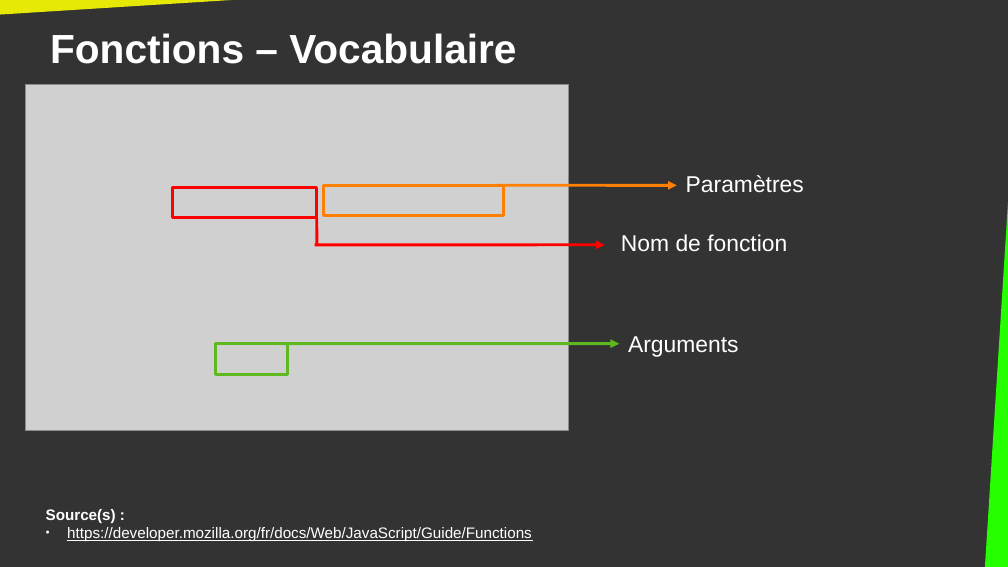
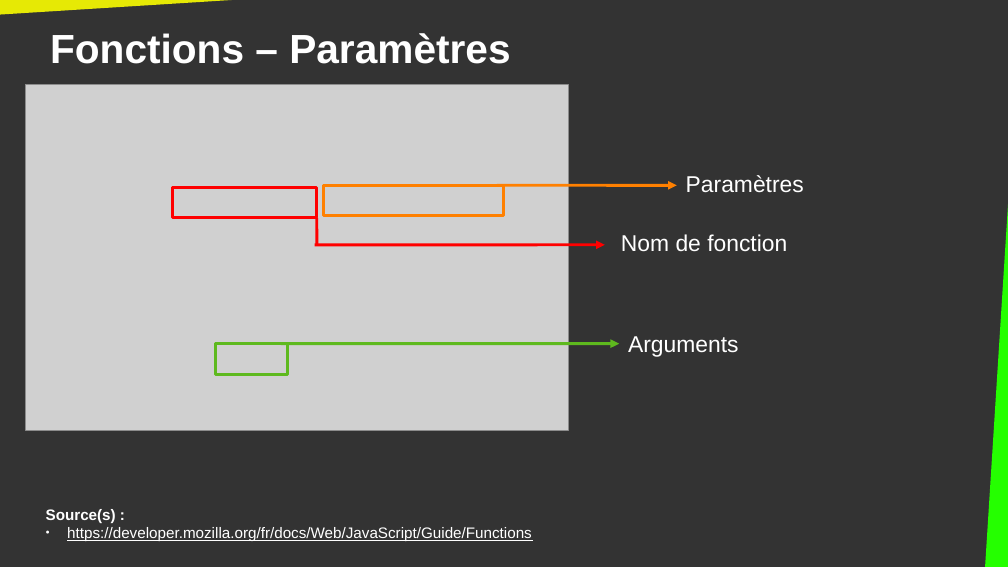
Before and after one commit to DanYellow/cours, a slide deck: slide 28 of integration-web-s2/travaux-pratiques/numero-5/presentation.odp. Drawn at 1008x567 pixels with LibreOffice and Linux fonts; fonts in the diff are those of the drawing; grey boxes stand for pictures. Boxes give left, top, right and bottom in pixels: in the first picture for what was removed or moved away, otherwise in the second. Text is boxed around its words. In the diff, an @@ line names an element or a change of style, - is before the commit and + after.

```diff
--- a/integration-web-s2/travaux-pratiques/numero-5/presentation.odp
+++ b/integration-web-s2/travaux-pratiques/numero-5/presentation.odp
@@ title at (50, 33, 510, 64): text changed @@
-Fonctions – Vocabulaire
+Fonctions – Paramètres
```
Also in this commit, not shown: 6 other slides changed, 2 other files.
